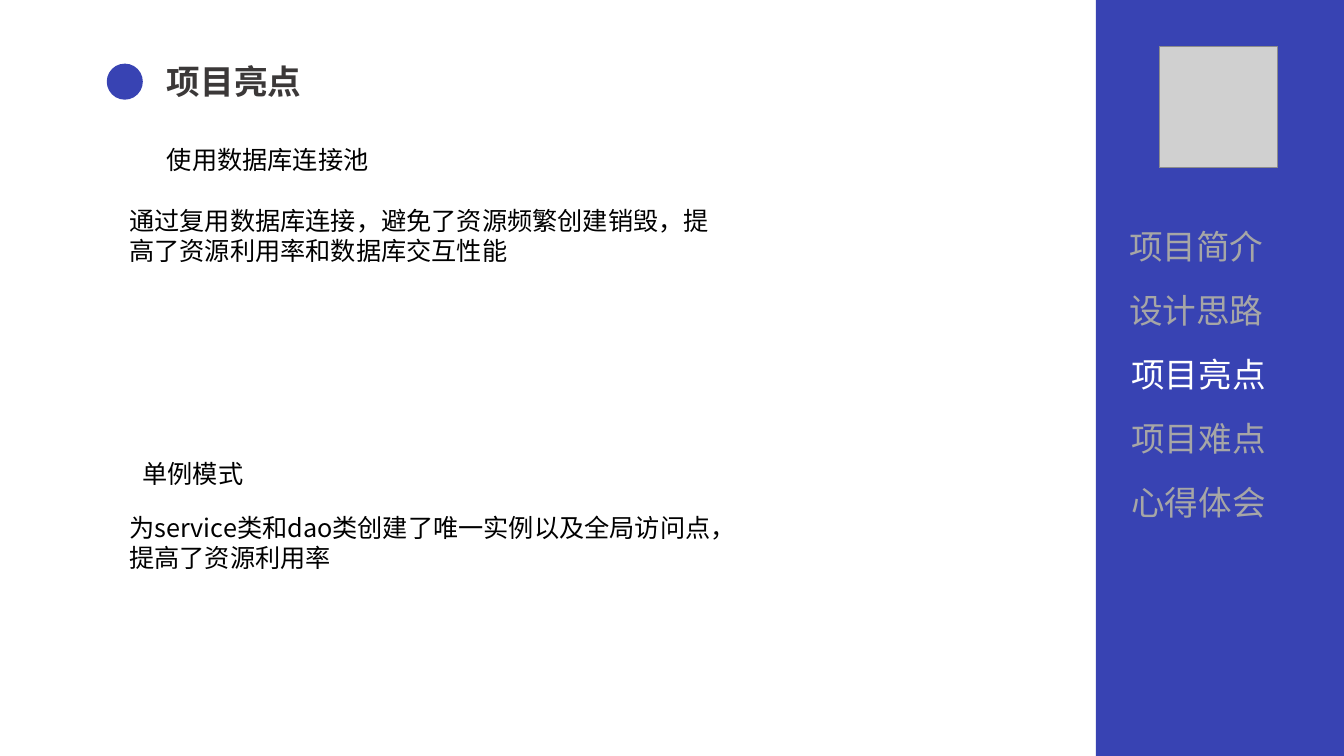
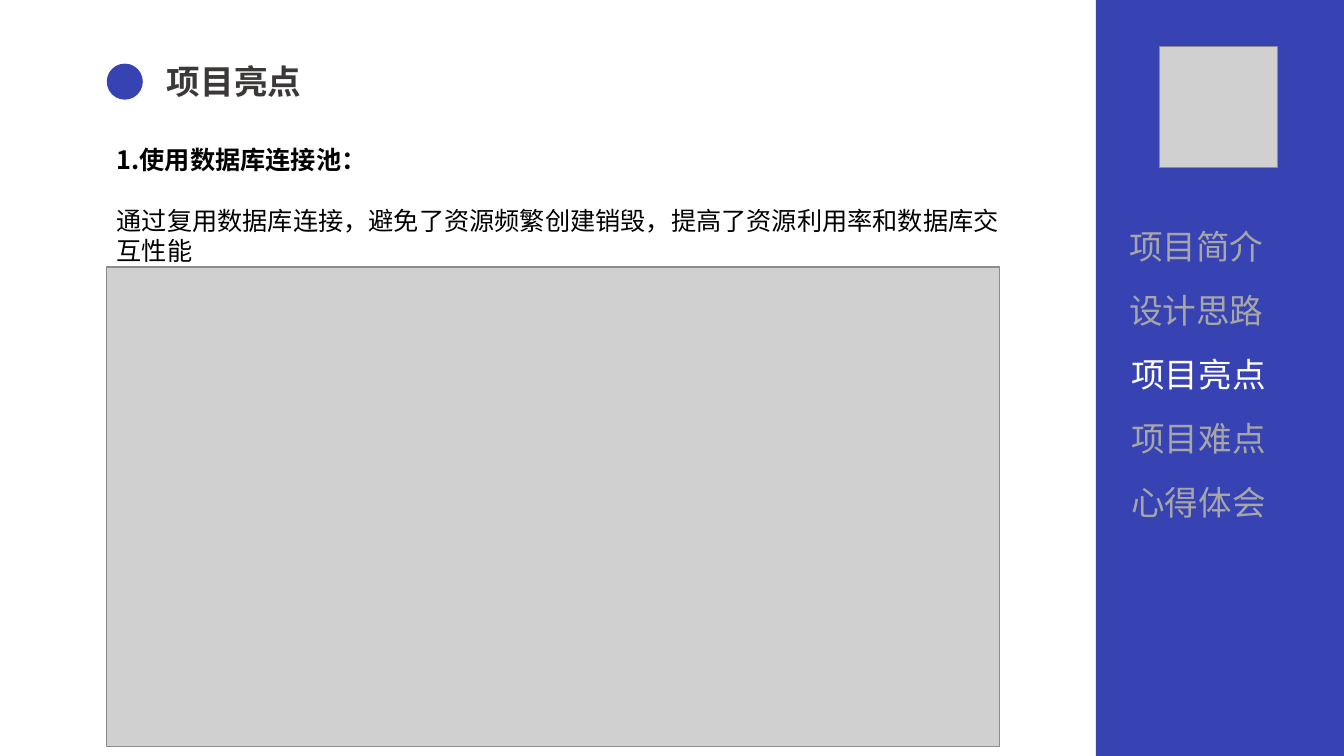
Before and after one commit to sangby/project, a slide deck: slide 9 of document/document/ppt/QG答辩汇报.pptx (slide 8 before the commit). Drawn at 1344x756 pixels with LibreOffice and Linux fonts; fonts in the diff are those of the drawing; grey boxes stand for pictures. Boxes give left, top, right and bottom in pixels: in the first picture for what was removed or moved away, otherwise in the second. Text is boxed around its words. In the diff, an @@ line names an element or a change of style, - is before the commit and + after.

```diff
--- a/document/document/ppt/QG答辩汇报.pptx
+++ b/document/document/ppt/QG答辩汇报.pptx
@@ text at (x1=117, y1=147, x2=367, y2=172): text changed; bold on @@
-使用数据库连接池
+1.使用数据库连接池：
@@ text "通过复用数据库连接，避免了资源频繁创建销毁，提高了资源利用率和数据库交互性能" rewrapped from (x1=129, y1=208, x2=709, y2=262) to (x1=117, y1=208, x2=999, y2=262) @@
@@ picture added at (x1=107, y1=267, x2=1000, y2=747) @@
@@ text removed at (x1=143, y1=461, x2=244, y2=485) @@
-单例模式
@@ text removed at (x1=129, y1=515, x2=735, y2=569) @@
-为service类和dao类创建了唯一实例以及全局访问点，提高了资源利用率
```
Also in this commit, not shown: 6 other slides changed, 3 slides added, 1 other file.
